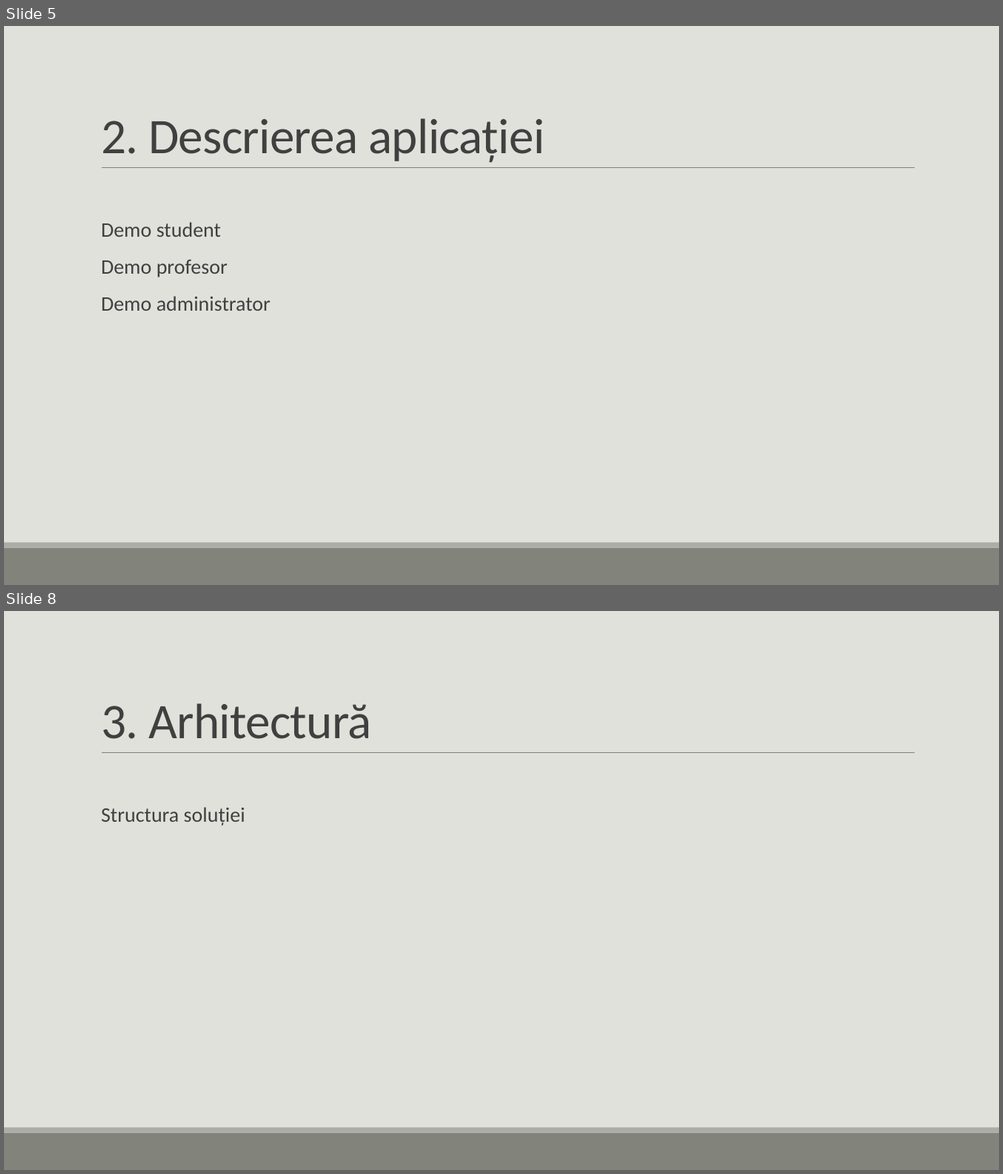
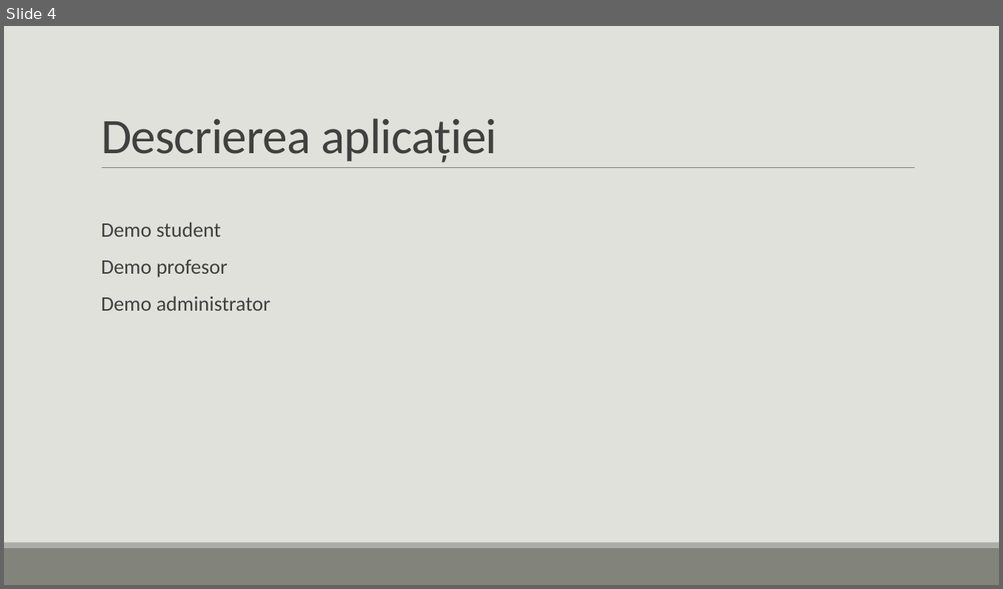
Before and after one commit to Tanasa-Nicoleta/bachelorManagement, a slide deck: Documents/ppt and video/Bachelor Degree Management.pptx. Shown one above the other, each under a label of ours: slides 5 and 8 before the commit, slide 4 after it; the slides between them are not shown. The pictures are 1003x1174 and 1003x589 pixels, drawn with LibreOffice and Linux fonts; fonts in the diff are those of the drawing. Boxes give left, top, right and bottom in pixels: in the first picture for what was removed or moved away, otherwise in the second. Text is boxed around its words. In the diff, an @@ line names an element or a change of style, - is before the commit and + after.

```diff
--- a/Documents/ppt and video/Bachelor Degree Management.pptx
+++ b/Documents/ppt and video/Bachelor Degree Management.pptx
@@ slide 8 removed at bbox=[4, 611, 999, 1170], background #E1E1DB; not listed: 3 template elements that a slide beside it also shows @@
@@ title removed at bbox=[101, 703, 372, 739] @@
-3. Arhitectură
@@ text removed at bbox=[101, 807, 245, 826] @@
-  Structura soluției
@@ what was slide 5 is now slide 4 @@
@@ slide 4 changed as well @@
@@ title at bbox=[101, 118, 497, 163]: text changed @@
-2. Descrierea aplicației
+Descrierea aplicației
```
Also in this commit, not shown: 3 other slides changed, 2 slides added, 5 other slides removed, 23 other files.
